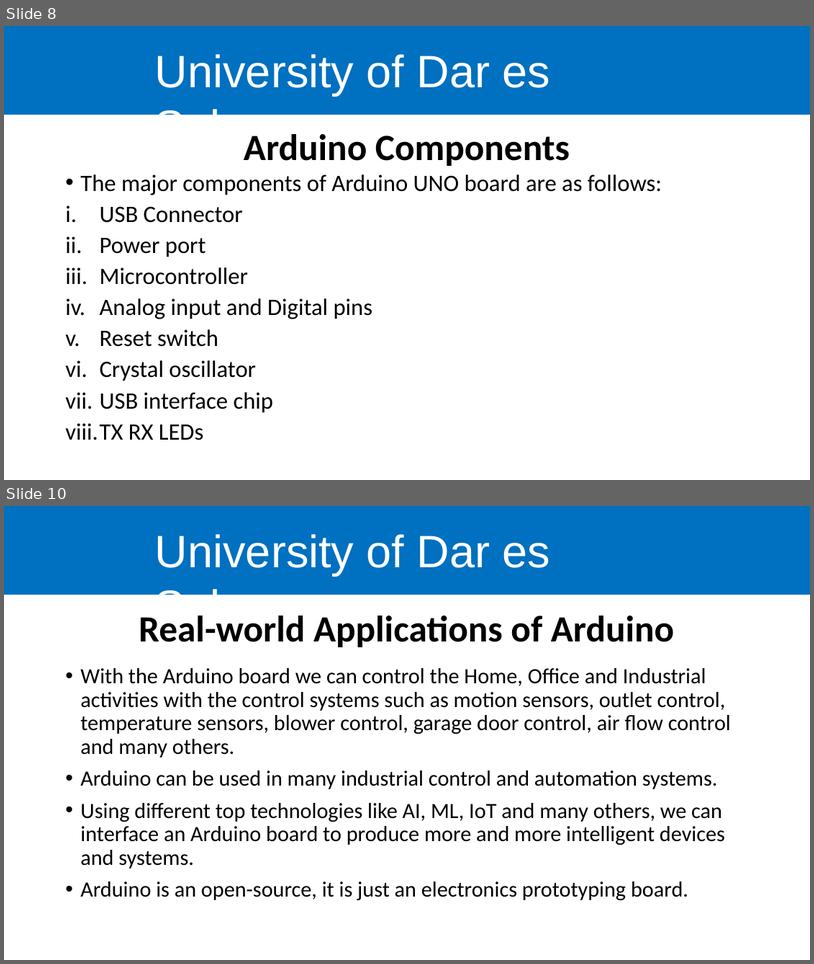
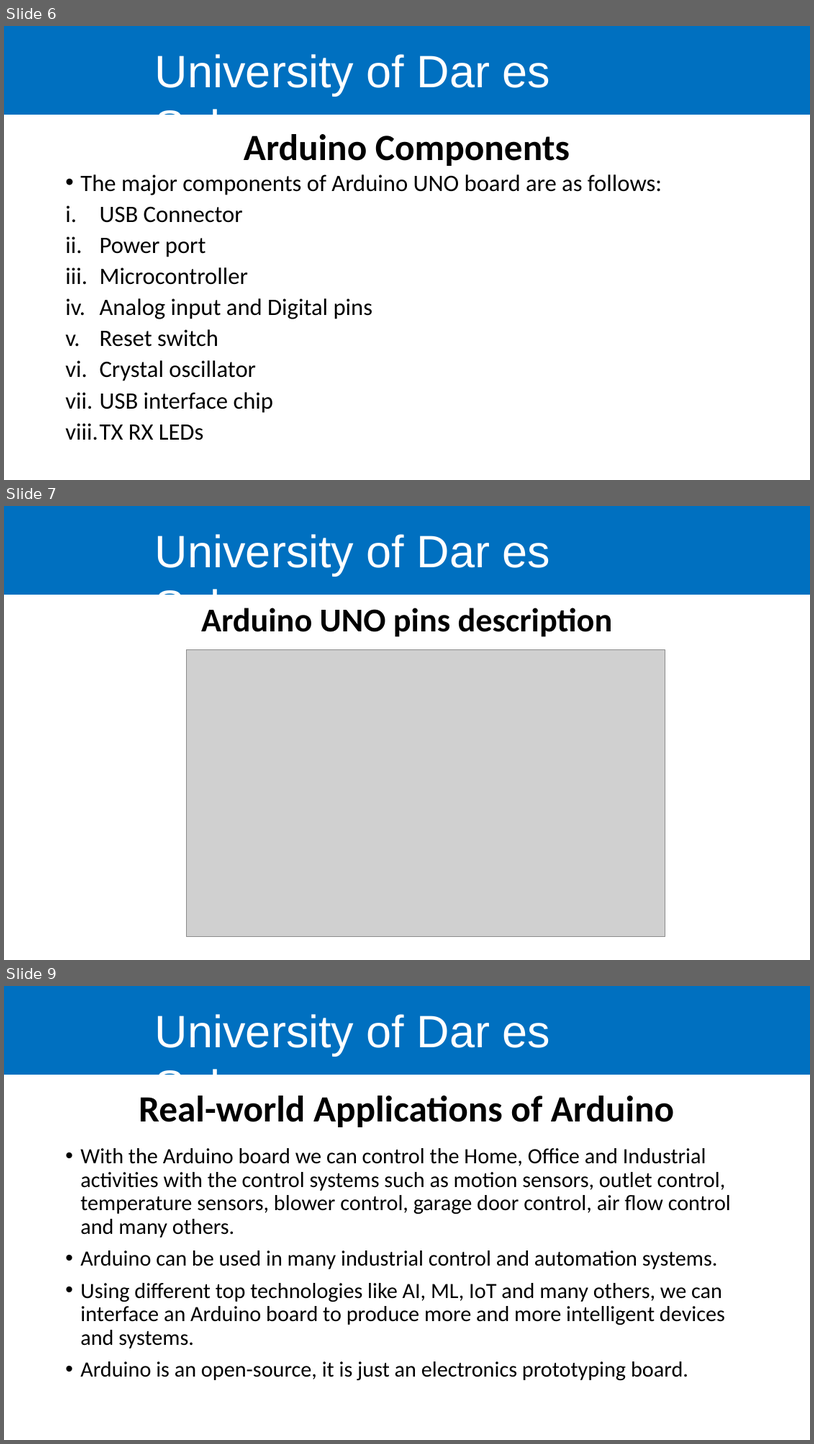
Before and after one commit to kelvkedyson/uissArduino, a slide deck: Lectures/ppts/Lecture 1.pptx. Shown one above the other, each under a label of ours: slides 8 and 10 before the commit, slides 6, 7 and 9 after it; the slides between them are not shown. The pictures are 814x964 and 814x1444 pixels, drawn with LibreOffice and Linux fonts; fonts in the diff are those of the drawing; grey boxes stand for pictures; background and template pictures are left out. Boxes give left, top, right and bottom in pixels: in the first picture for what was removed or moved away, otherwise in the second. Text is boxed around its words. In the diff, an @@ line names an element or a change of style, - is before the commit and + after.

```diff
--- a/Lectures/ppts/Lecture 1.pptx
+++ b/Lectures/ppts/Lecture 1.pptx
@@ slide 7 added at (4,506,810,960), background #FFFFFF; not listed: 2 template elements that a slide beside it also shows @@
@@ title added at (201,608,613,637), 39.6 pt, text #000000, bold @@
+Arduino UNO pins description
@@ picture added at (186,650,665,937) @@
@@ what was slide 8 is now slide 6 @@
@@ what was slide 10 is now slide 9 @@
```
Also in this commit, not shown: 1 slide changed, 3 other slides added, 5 slides removed, 1 other file.
